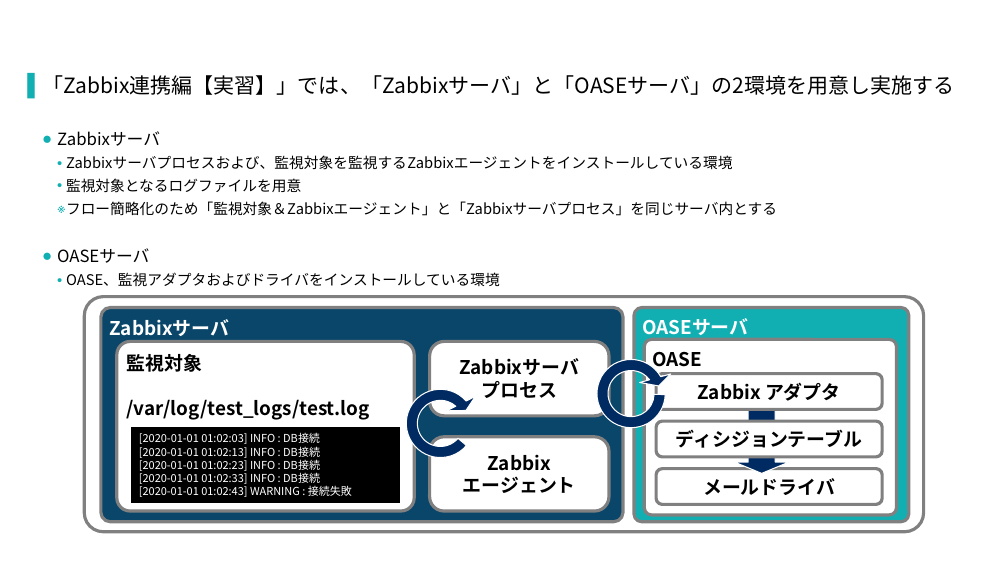
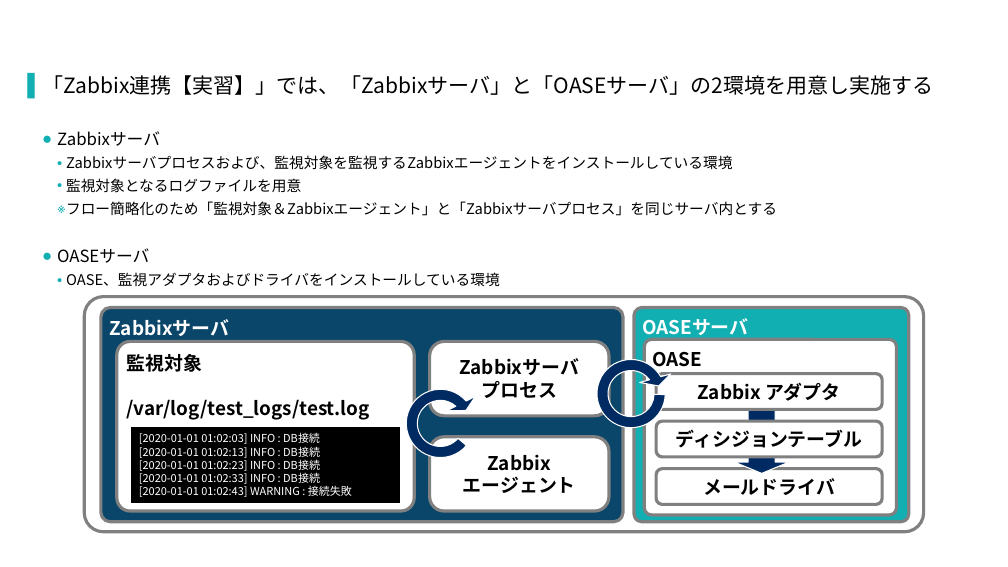
Before and after one commit to exastro-suite/oase-docs, a slide deck: slide 7 of asset/Learn_ja/OASE-zabbix_lecture_ja.pptx. Drawn at 1008x567 pixels with LibreOffice and Linux fonts; fonts in the diff are those of the drawing; background and template pictures are left out. Boxes give left, top, right and bottom in pixels: in the first picture for what was removed or moved away, otherwise in the second. Text is boxed around its words. In the diff, an @@ line names an element or a change of style, - is before the commit and + after.

```diff
--- a/asset/Learn_ja/OASE-zabbix_lecture_ja.pptx
+++ b/asset/Learn_ja/OASE-zabbix_lecture_ja.pptx
@@ text at bbox=[42, 75, 933, 95]: text changed @@
-▌ 「Zabbix連携編【実習】」では、「Zabbixサーバ」と「OASEサーバ」の2環境を用意し実施する
+▌ 「Zabbix連携【実習】」では、「Zabbixサーバ」と「OASEサーバ」の2環境を用意し実施する
```
Also in this commit, not shown: 5 other slides changed, 3 other files.
